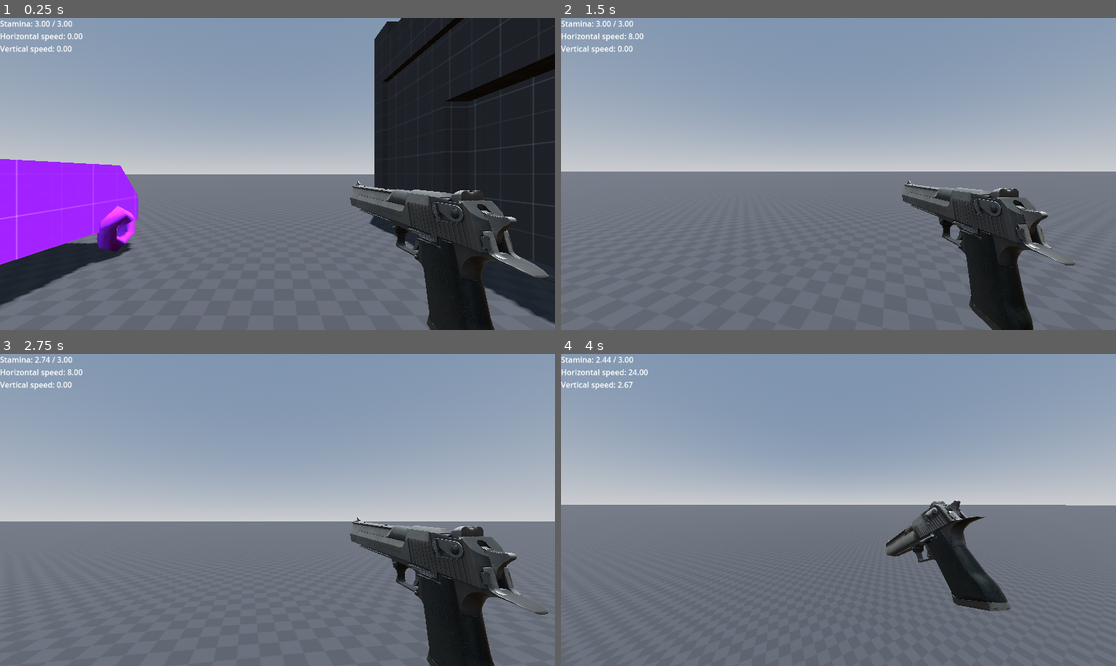
Above: before the commit, frames 1-4 (two rows, left to right).
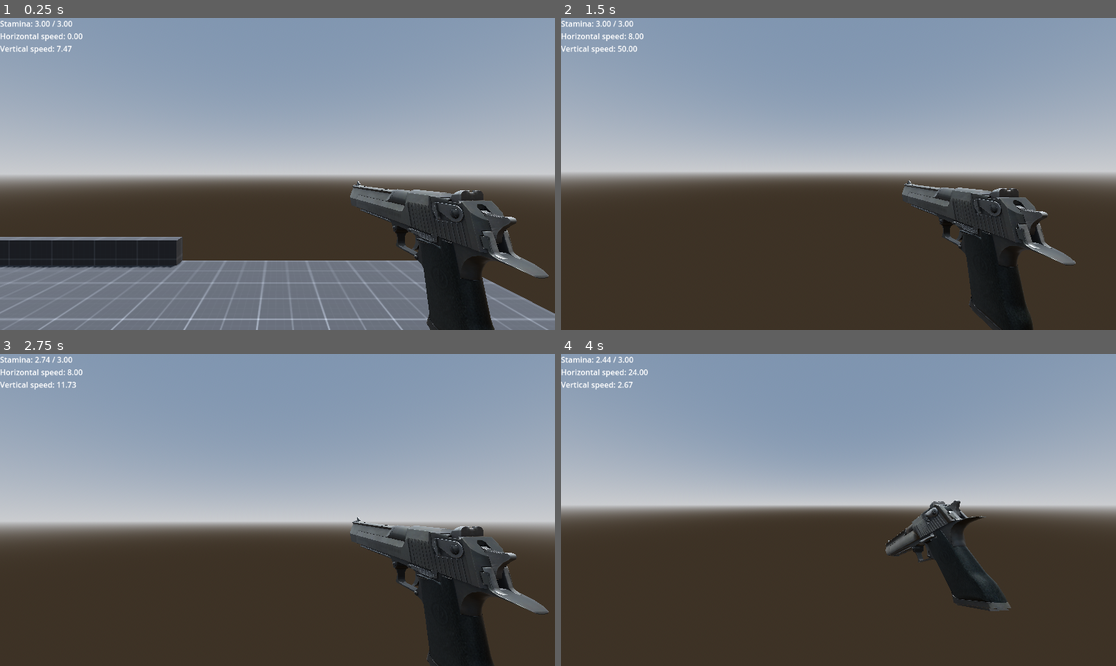
Above: after the commit, the same moments.

Repository: ayylol/viceroy-maxing
Game: Godot game, scene res://scenes/map_prototyping.tscn
Two runs of this game, one before a commit and one after it. Both use one fixed random seed, a clock stepped at 60 frames per second and the inputs below. This scene is started directly instead of the project's main scene.
Inputs (mouse positions are in pixels of both pictures, inside the frame that each line leads up to):
- Up to frame 1 (0.25 s): no input
- Up to frame 2 (1.5 s): move the mouse to (866, 174) at 0.52 s; hold W (move_up) from 0.53 s (still down); click (866, 174) at 0.6 s; tap Space (jump) at 0.77 s; move the mouse to (810, 174) at 1.27 s; right-click (810, 174) at 1.35 s
- Up to frame 3 (2.75 s): keep holding W (move_up); tap Space (jump) at 1.52 s; tap Enter at 2 s; move the mouse to (288, 503) at 2.02 s; click (288, 503) at 2.1 s
- Up to frame 4 (4 s): keep holding W (move_up); move the mouse to (832, 516) at 2.77 s; right-click (832, 516) at 2.85 s; tap Space (jump) at 3.02, 3.77 s; move the mouse to (877, 513) at 3.52 s; click (877, 513) at 3.6 s

The runs differ from the first frame. In frame 1, 43% of the frame differs, in the area x 0-100%, y 0-100%; in frame 2, 44%; in frame 3, 38%; in frame 4, 48%, in the area x 0-100%, y 48-100%.

Commit message:
Remove ground and add respawning

Diff:
--- a/scenes/map_prototyping.tscn
+++ b/scenes/map_prototyping.tscn
@@ -1,11 +1,11 @@
-[gd_scene load_steps=13 format=3 uid="uid://bditn8njckoa4"]
+[gd_scene load_steps=10 format=3 uid="uid://bditn8njckoa4"]
 
 [ext_resource type="PackedScene" uid="uid://dqmh8wtvgqnhf" path="res://objects/player.tscn" id="1_swrlg"]
 [ext_resource type="Script" uid="uid://bhbnckoxjn7o" path="res://objects/player_tracker.gd" id="2_b4xfu"]
 [ext_resource type="PackedScene" uid="uid://cvtupnih1jbgd" path="res://objects/PrototypeCar.tscn" id="2_khhby"]
 [ext_resource type="PackedScene" uid="uid://bfd183aex14h3" path="res://objects/PrototypeShortBuilding.tscn" id="3_homkq"]
-[ext_resource type="Texture2D" uid="uid://qujoded7yqxh" path="res://assets/kenney_prototype_textures/Dark/texture_08.png" id="4_b7jj4"]
 [ext_resource type="PackedScene" uid="uid://d4f6304fhppkj" path="res://objects/PrototypeTallBuilding.tscn" id="5_f10kx"]
+[ext_resource type="Script" uid="uid://263kpufr4rap" path="res://scenes/player_spawn.gd" id="6_f10kx"]
 
 [sub_resource type="ProceduralSkyMaterial" id="ProceduralSkyMaterial_swrlg"]
 sky_horizon_color = Color(0.662243, 0.671743, 0.686743, 1)
@@ -19,15 +19,6 @@
 sky = SubResource("Sky_b4xfu")
 tonemap_mode = 2
 
-[sub_resource type="WorldBoundaryShape3D" id="WorldBoundaryShape3D_swrlg"]
-
-[sub_resource type="PlaneMesh" id="PlaneMesh_homkq"]
-
-[sub_resource type="StandardMaterial3D" id="StandardMaterial3D_f10kx"]
-albedo_texture = ExtResource("4_b7jj4")
-uv1_triplanar = true
-uv1_world_triplanar = true
-
 [node name="MapPrototyping" type="Node"]
 
 [node name="WorldEnvironment" type="WorldEnvironment" parent="."]
@@ -37,22 +28,14 @@
 transform = Transform3D(-0.866025, -0.485981, 0.117571, 0, 0.235142, 0.971961, -0.5, 0.841743, -0.203639, 0, 0, 0)
 shadow_enabled = true
 
-[node name="Player" parent="." instance=ExtResource("1_swrlg")]
-transform = Transform3D(0.826187, 0, -0.563396, 0, 1, 0, 0.563396, 0, 0.826187, 3.79372, 1.6506, 2.40525)
-camera_max_tilt = 0.05
+[node name="HUD" type="CanvasLayer" parent="."]
 
-[node name="Map" type="StaticBody3D" parent="."]
+[node name="Tracker" type="Label" parent="HUD"]
+offset_right = 40.0
+offset_bottom = 23.0
+script = ExtResource("2_b4xfu")
 
-[node name="Bottomless pit" type="CollisionShape3D" parent="Map"]
-shape = SubResource("WorldBoundaryShape3D_swrlg")
-debug_color = Color(0.578065, 0, 0.160969, 1)
-debug_fill = false
-
-[node name="MeshInstance3D" type="MeshInstance3D" parent="Map/Bottomless pit"]
-transform = Transform3D(2270.97, 0, 0, 0, 0.999999, 0, 0, 0, 2388.55, 0, 0, 0)
-mesh = SubResource("PlaneMesh_homkq")
-skeleton = NodePath("../..")
-surface_material_override/0 = SubResource("StandardMaterial3D_f10kx")
+[node name="Map" type="Node" parent="."]
 
 [node name="Car1" parent="Map" instance=ExtResource("2_khhby")]
 
@@ -71,9 +54,8 @@
 [node name="Car2" parent="Map" instance=ExtResource("2_khhby")]
 transform = Transform3D(-1, 0, 8.74228e-08, 0, 1, 0, -8.74228e-08, 0, -1, -20.813, 0, 15.4519)
 
-[node name="HUD" type="CanvasLayer" parent="."]
+[node name="Player" parent="." instance=ExtResource("1_swrlg")]
 
-[node name="Tracker" type="Label" parent="HUD"]
-offset_right = 40.0
-offset_bottom = 23.0
-script = ExtResource("2_b4xfu")
+[node name="PlayerSpawn" type="Node3D" parent="."]
+transform = Transform3D(1, 0, 0, 0, 1, 0, 0, 0, 1, 15.9694, 8.42977, 0)
+script = ExtResource("6_f10kx")
--- /dev/null
+++ b/scenes/player_spawn.gd
@@ -0,0 +1,11 @@
+extends Node3D
+
+const ViceroyController = preload("res://objects/viceroy_controller.gd")
+@onready var player : ViceroyController = get_tree().get_nodes_in_group("player").front()
+
+func _ready():
+	player.transform.origin = transform.origin
+
+func _physics_process(delta):
+	if player.transform.origin.y < -25:
+		player.transform.origin = transform.origin
Not shown, added: scenes/player_spawn.gd.uid
